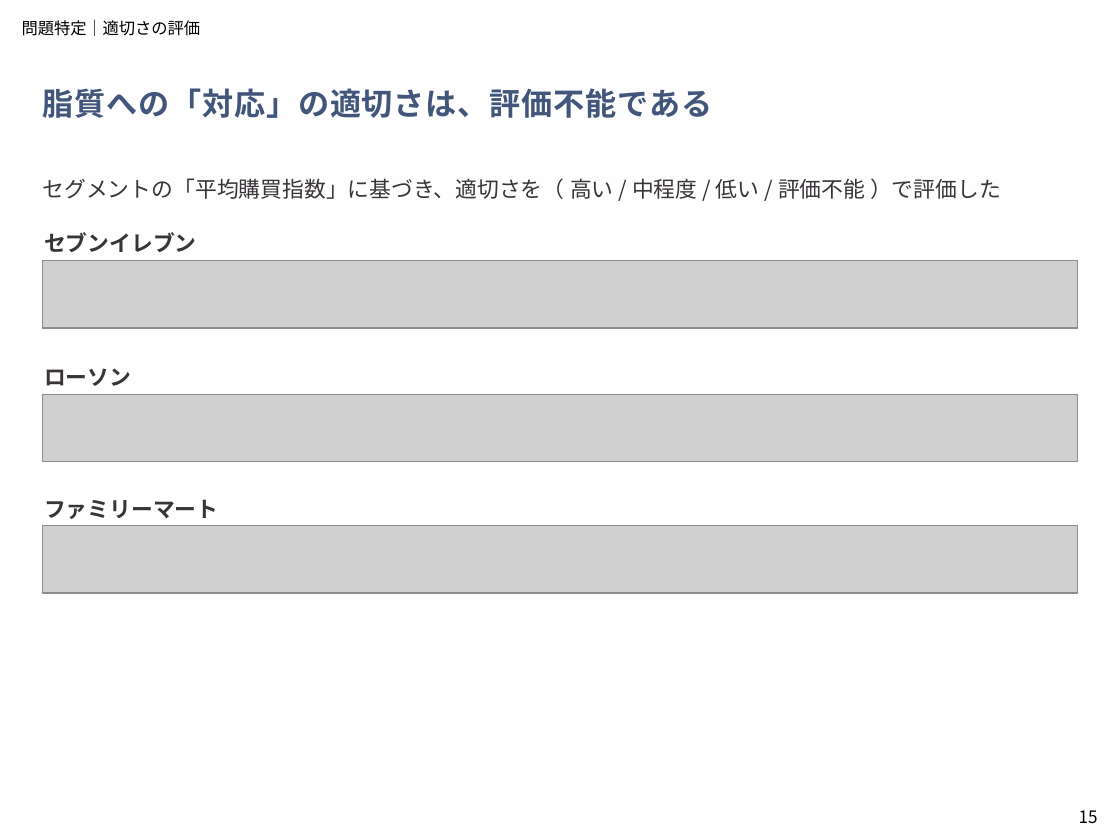
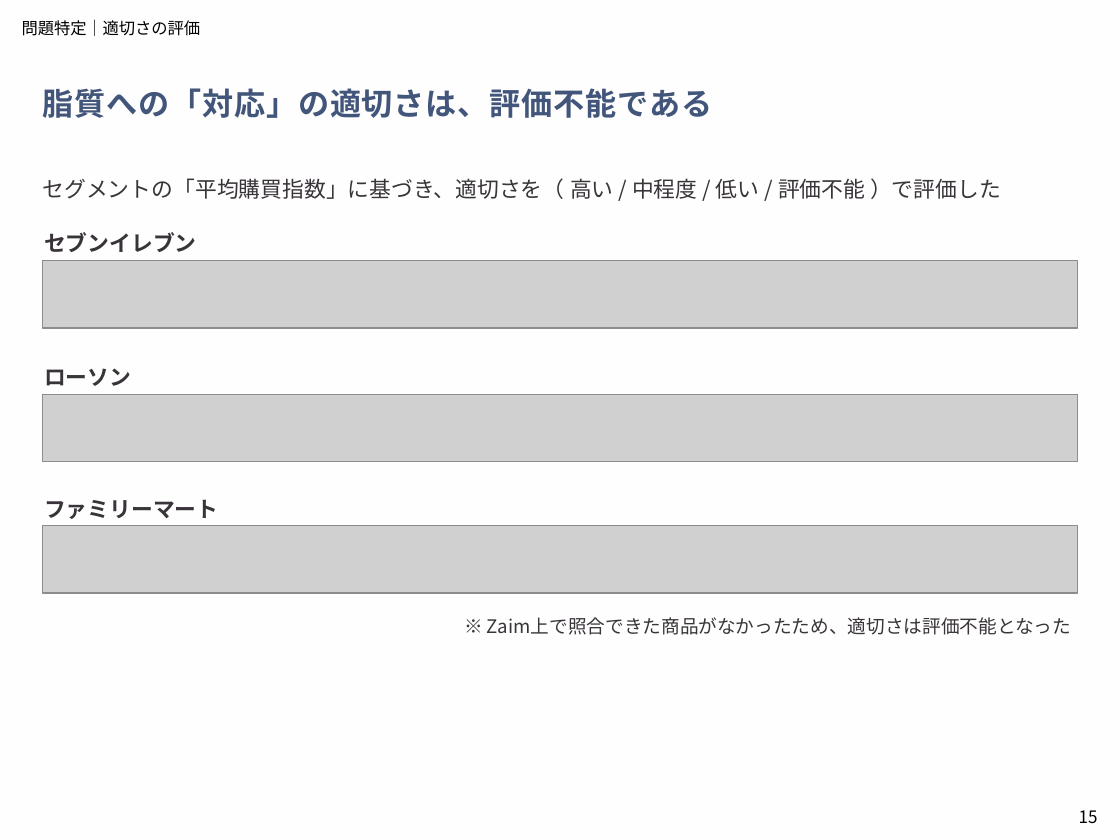
Before and after one commit to aoiseki0415/Accenture_CEO, a slide deck: slide 15 of 提出物一覧/アクセンチュア_中間発表.pptx. Drawn at 1120x840 pixels with LibreOffice and Linux fonts; fonts in the diff are those of the drawing; grey boxes stand for pictures. Boxes give left, top, right and bottom in pixels: in the first picture for what was removed or moved away, otherwise in the second. Text is boxed around its words. In the diff, an @@ line names an element or a change of style, - is before the commit and + after.

```diff
--- a/提出物一覧/アクセンチュア_中間発表.pptx
+++ b/提出物一覧/アクセンチュア_中間発表.pptx
@@ text added at (487,617,1071,635), 12 pt, text #393439 @@
+※ Zaim上で照合できた商品がなかったため、適切さは評価不能となった
```
Also in this commit, not shown: 2 other files.
